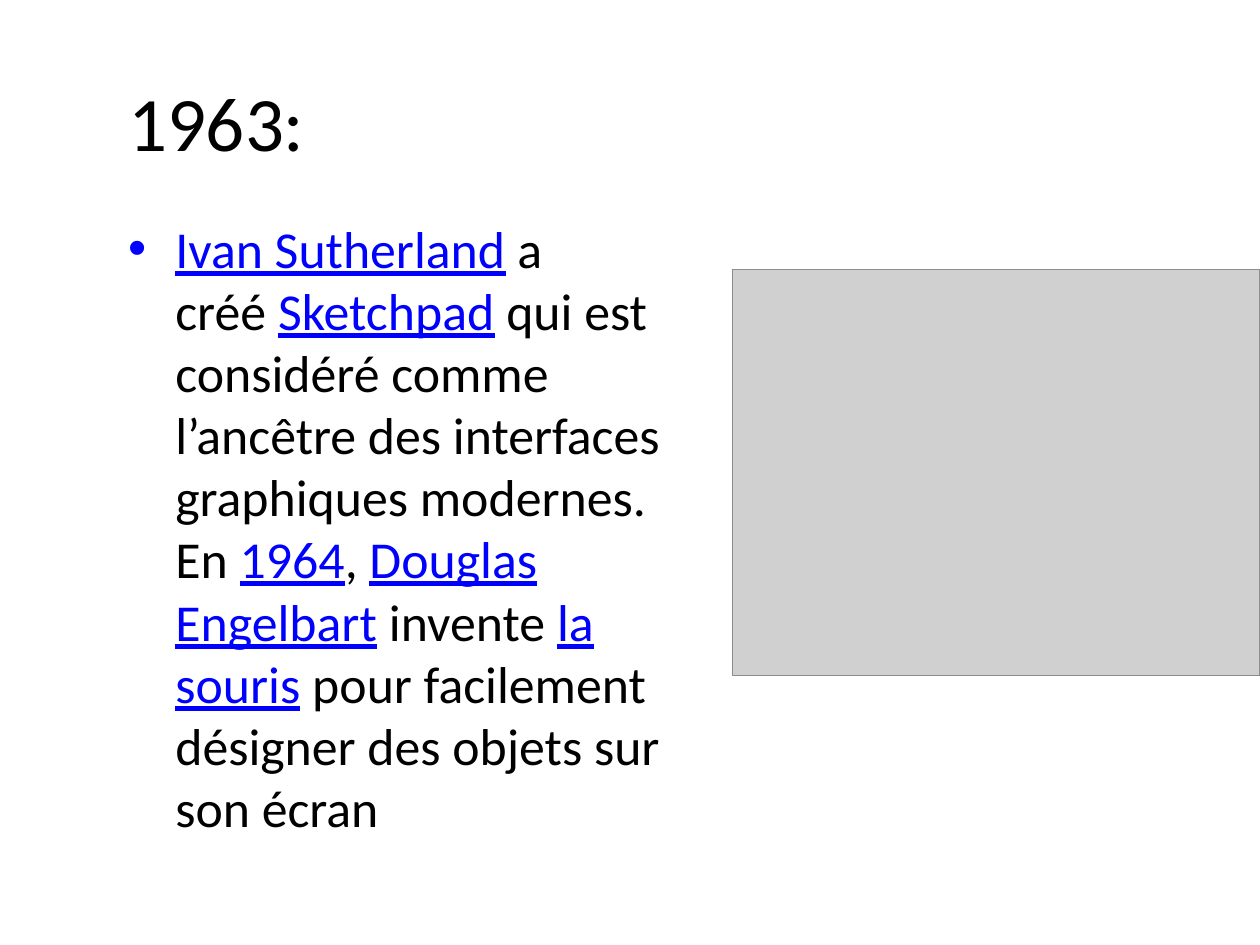
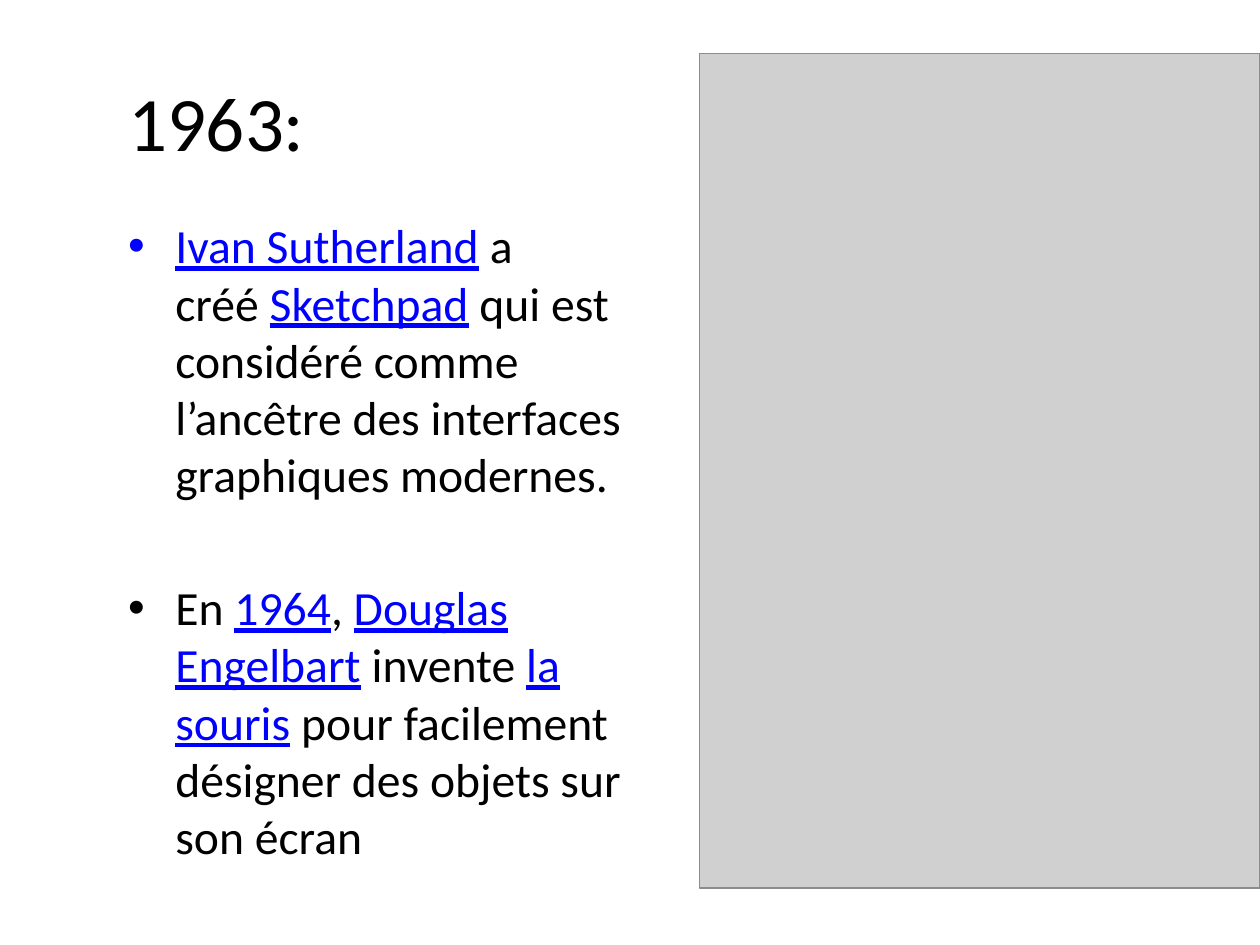
Before and after one commit to LucNtonga/IHM, a slide deck: slide 6 of INTERFACE.pptx. Drawn at 1260x945 pixels with LibreOffice and Linux fonts; fonts in the diff are those of the drawing; grey boxes stand for pictures; background and template pictures are left out. Boxes give left, top, right and bottom in pixels: in the first picture for what was removed or moved away, otherwise in the second. Text is boxed around its words. In the diff, an @@ line names an element or a change of style, - is before the commit and + after.

Commit message:
ajout image+
nouvel ajout image

```diff
--- a/INTERFACE.pptx
+++ b/INTERFACE.pptx
@@ picture resized from (x1=732, y1=270, x2=1260, y2=675) to (x1=699, y1=54, x2=1260, y2=888) @@
@@ text at (x1=175, y1=230, x2=621, y2=806): text changed; size 29.6 to 27.2 pt @@
-• Ivan Sutherland a créé Sketchpad qui est considéré comme l’ancêtre des interfaces graphiques modernes. En 1964, Douglas Engelbart invente la souris pour facilement désigner des objets sur son écran
+• Ivan Sutherland a créé Sketchpad qui est considéré comme l’ancêtre des interfaces graphiques modernes.
+• En 1964, Douglas Engelbart invente la souris pour facilement désigner des objets sur son écran
```
Also in this commit, not shown: 3 other slides changed.
